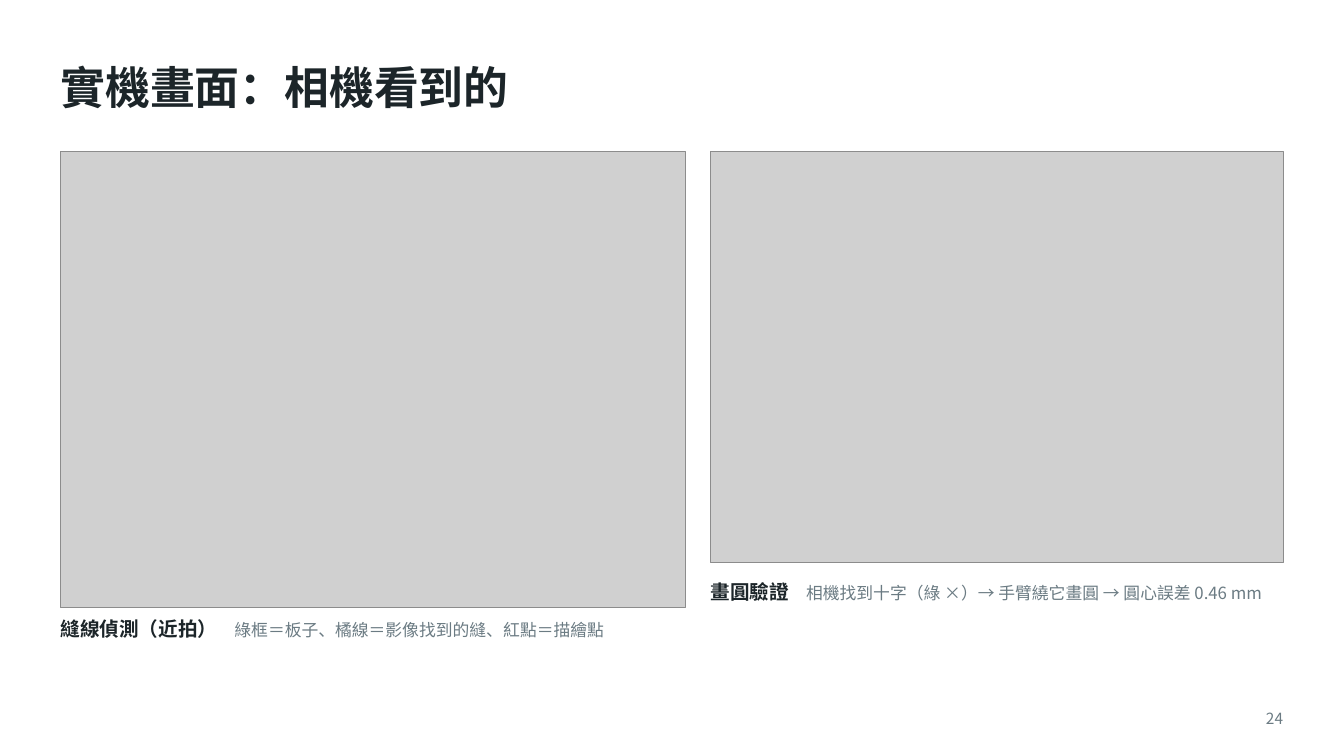
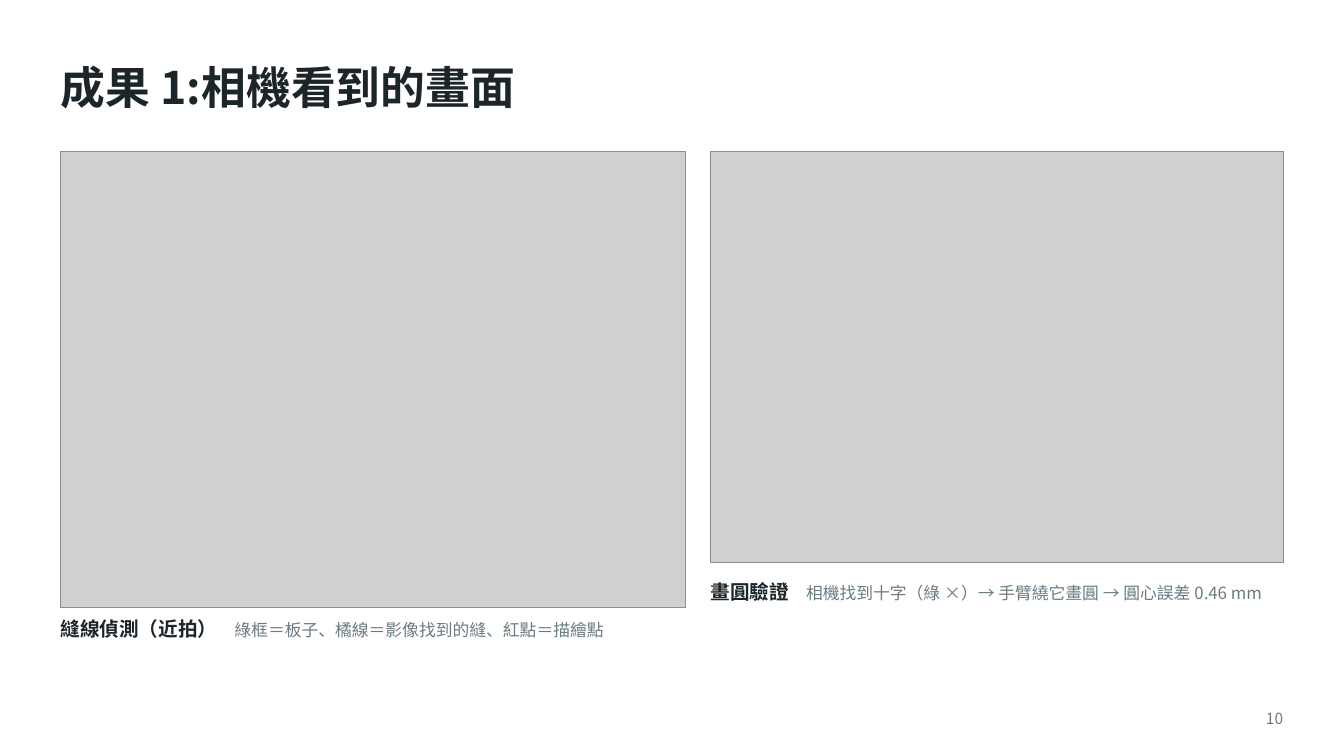
Before and after one commit to Rayyang800/PBL-path-planning, a slide deck: slide 10 of PBL專題規劃報告_三種工件版.pptx (slide 24 before the commit). Drawn at 1344x756 pixels with LibreOffice and Linux fonts; fonts in the diff are those of the drawing; grey boxes stand for pictures. Boxes give left, top, right and bottom in pixels: in the first picture for what was removed or moved away, otherwise in the second. Text is boxed around its words. In the diff, an @@ line names an element or a change of style, - is before the commit and + after.

```diff
--- a/PBL專題規劃報告_三種工件版.pptx
+++ b/PBL專題規劃報告_三種工件版.pptx
@@ title at (60,65,515,109): text changed @@
-實機畫面：相機看到的
+成果 1:相機看到的畫面
@@ page number at (1266,712,1283,724): text changed @@
-24
+10
```
Also in this commit, not shown: 9 other slides changed, 12 slides added, 1 slide removed, 26 other files.
